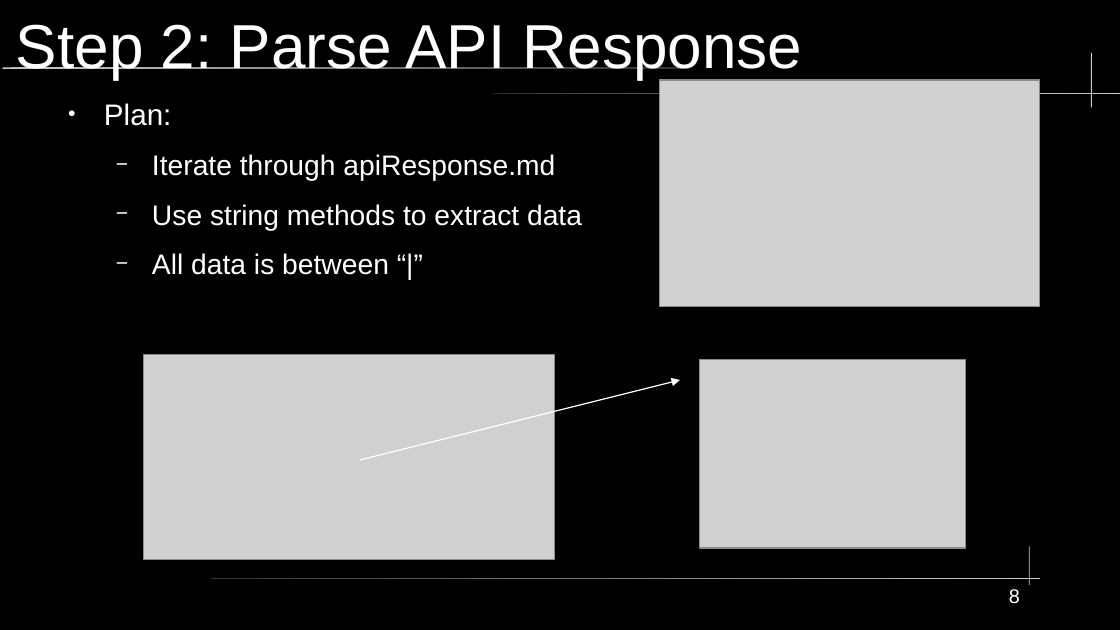
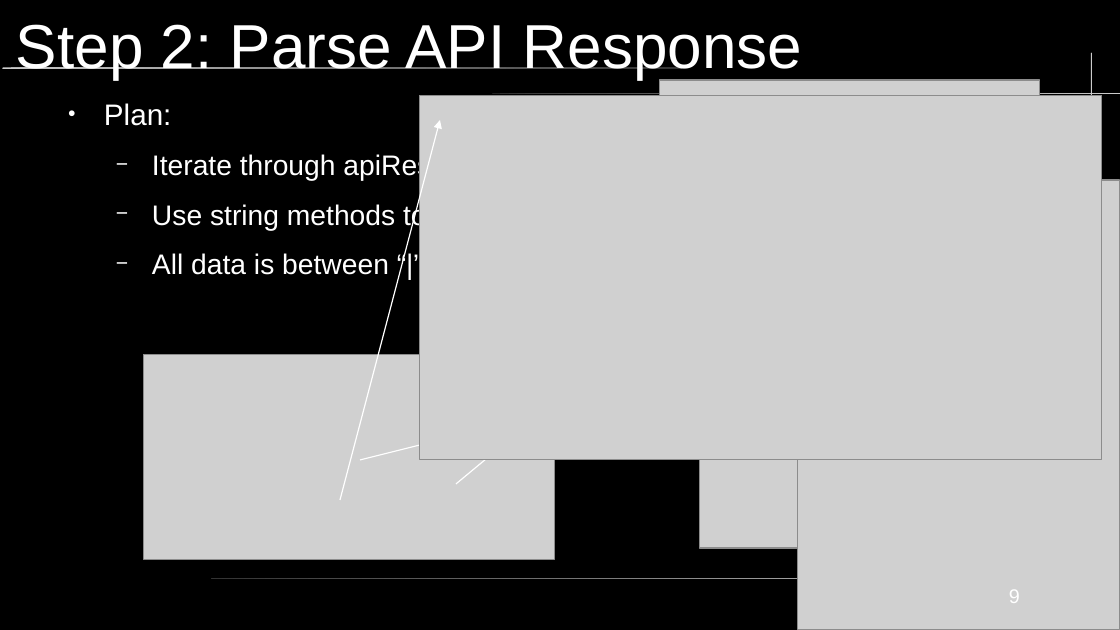
Before and after one commit to KWaloen/tc39_proposals_project, a slide deck: slide 9 of Data Analysis/Presentation/JS Proposals Project.odp (slide 8 before the commit). Drawn at 1120x630 pixels with LibreOffice and Linux fonts; fonts in the diff are those of the drawing; grey boxes stand for pictures. Boxes give left, top, right and bottom in pixels: in the first picture for what was removed or moved away, otherwise in the second. Text is boxed around its words. In the diff, an @@ line names an element or a change of style, - is before the commit and + after.

```diff
--- a/Data Analysis/Presentation/JS Proposals Project.odp
+++ b/Data Analysis/Presentation/JS Proposals Project.odp
@@ picture added at bbox=[420, 96, 1102, 460] @@
@@ arrow added from (340, 500) to (440, 120), #FFFFFF 0.85 pt @@
@@ arrow added from (456, 484) to (798, 200), #FFFFFF 0.85 pt @@
@@ picture added at bbox=[798, 180, 1120, 630] @@
@@ freeform shape removed at bbox=[1030, 547, 1031, 585] @@
@@ page number at bbox=[1009, 590, 1020, 603]: text changed @@
-8
+9
```
Also in this commit, not shown: 6 other slides changed, 23 slides added.
